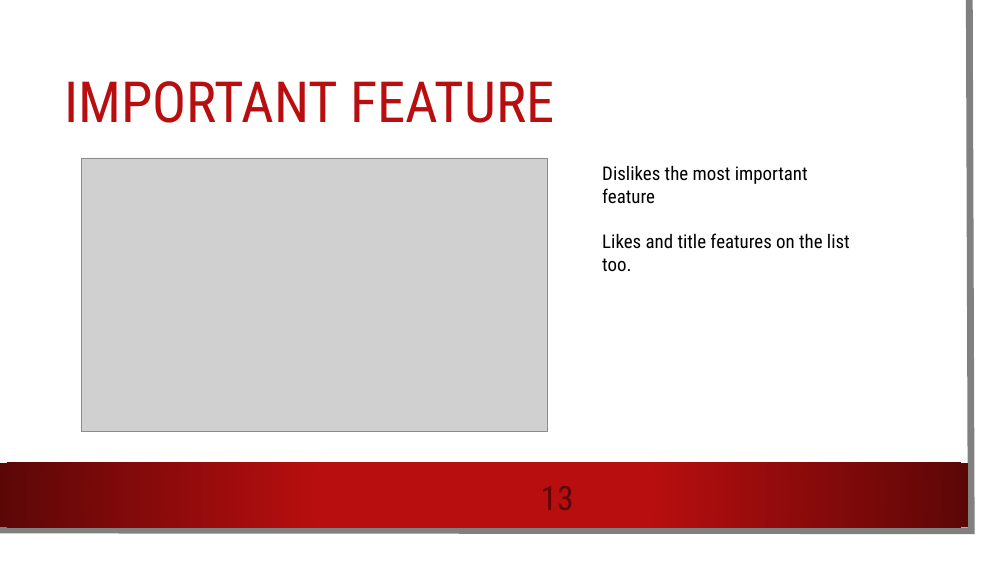
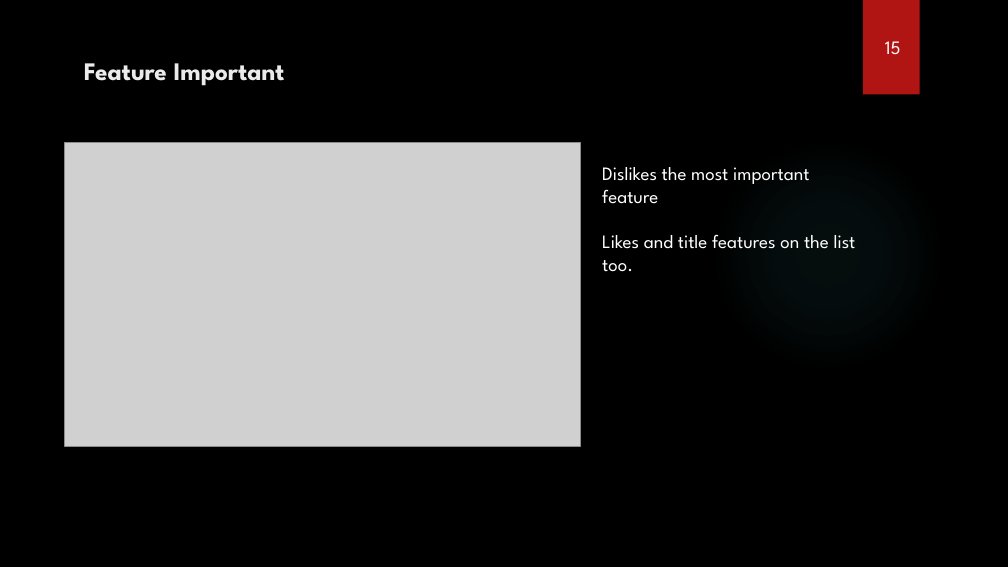
Before and after one commit to emami06/TrendingVideoYouTube, a slide deck: slide 15 of Trending YouTube vidoes.pptx (slide 13 before the commit). Drawn at 1008x567 pixels with LibreOffice and Linux fonts; fonts in the diff are those of the drawing; grey boxes stand for pictures; background and template pictures are left out. Boxes give left, top, right and bottom in pixels: in the first picture for what was removed or moved away, otherwise in the second. Text is boxed around its words. In the diff, an @@ line names an element or a change of style, - is before the commit and + after.

```diff
--- a/Trending YouTube vidoes.pptx
+++ b/Trending YouTube vidoes.pptx
@@ rectangle removed at <box>0,0,991,550</box> @@
@@ freeform shape removed at <box>0,0,972,531</box> @@
@@ rectangle added at <box>863,0,920,95</box>, fill #B01513 @@
@@ title "Feature Important" at <box>84,63,285,86</box>: vertical alignment middle to top @@
@@ text added at <box>885,41,901,54</box>, 18 pt, text #FFFFFF @@
+15
@@ title at <box>84,63,285,86</box>: text changed; size 54 to 24 pt; font Roboto Condensed to League Spartan; text colour #B80E0F to #EBEBEB; bold on @@
-IMPORTANT FEATURE
+Feature Important
@@ picture: place and size @@
-picture at <box>81,158,547,432</box>
+picture at <box>64,142,581,446</box>
@@ ellipse added at <box>712,138,944,371</box>, fill gradient #50B9C1 @@
@@ text "Dislikes the most important feature" at <box>602,167,856,272</box>: font Roboto Condensed to League Spartan, text colour #000000 to #FFFFFF @@
@@ rectangle removed at <box>0,463,968,527</box> @@
@@ page number removed at <box>520,476,595,518</box> @@
-13
```
Also in this commit, not shown: 13 other slides changed, 2 slides added.
